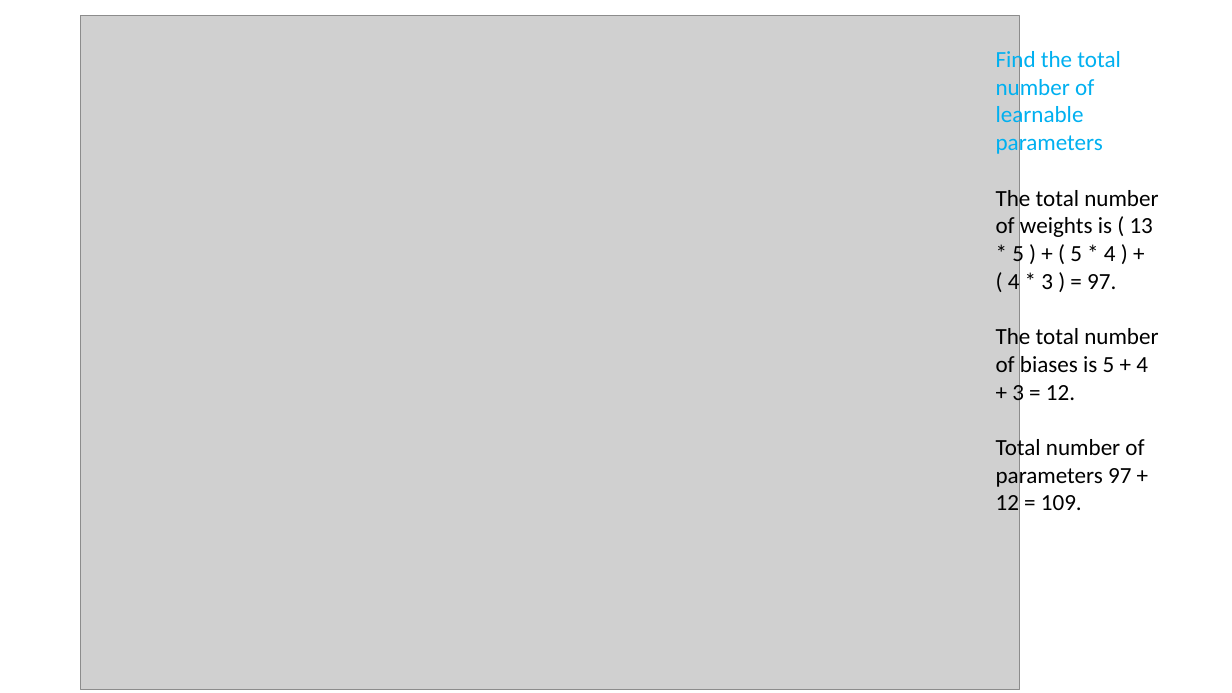
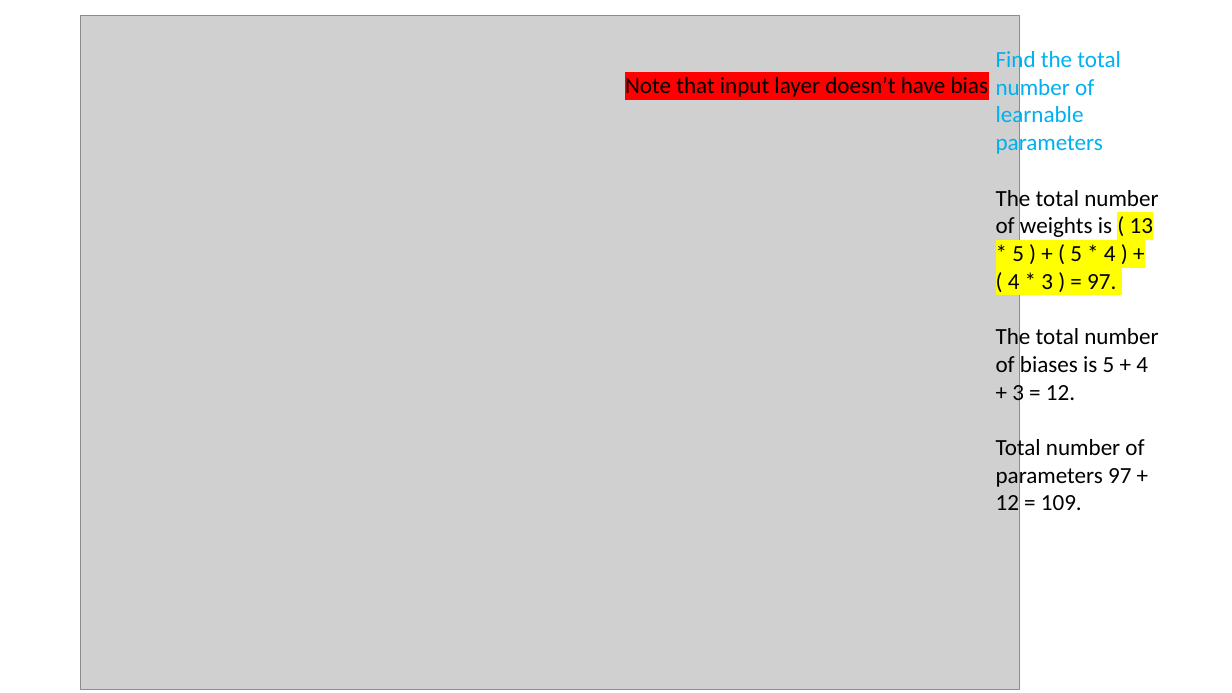
Before and after one commit to Ascii-Hermit/6thSem, a slide deck: slide 10 of DL/New/L6 Multilayer FeedForward network XOR_MNIST DIGIT.pptx. Drawn at 1232x693 pixels with LibreOffice and Linux fonts; fonts in the diff are those of the drawing; grey boxes stand for pictures. Boxes give left, top, right and bottom in pixels: in the first picture for what was removed or moved away, otherwise in the second. Text is boxed around its words. In the diff, an @@ line names an element or a change of style, - is before the commit and + after.

```diff
--- a/DL/New/L6 Multilayer FeedForward network XOR_MNIST DIGIT.pptx
+++ b/DL/New/L6 Multilayer FeedForward network XOR_MNIST DIGIT.pptx
@@ text added at (625,77,988,97), 18 pt, text #000000 @@
+Note that input layer doesn’t have bias
@@ text at (996,186,1158,289): highlight none to #FFFF00 in "( 13 * 5 ) + ( ..." @@
```
Also in this commit, not shown: 12 other slides changed, 3 other files.
